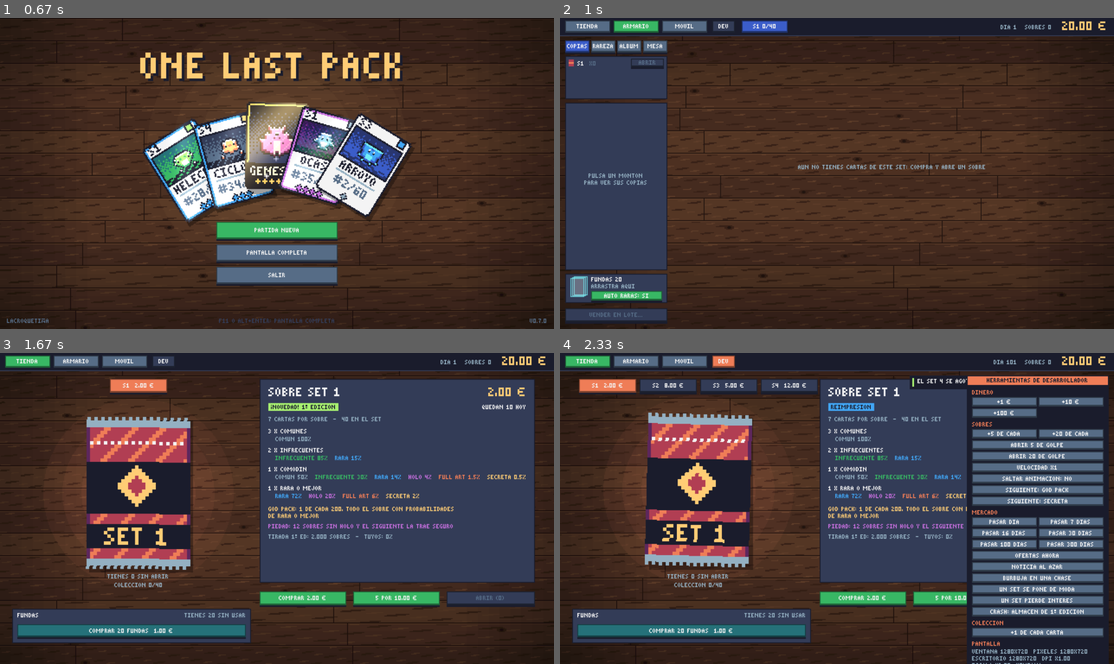
Above: before the commit, frames 1-4 (two rows, left to right).
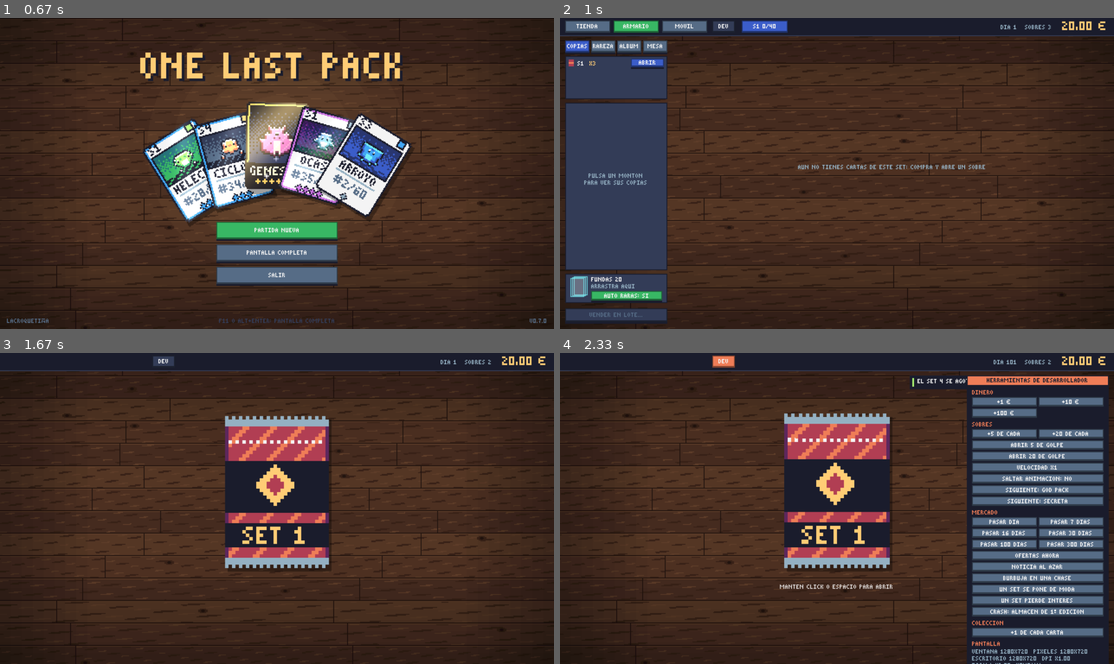
Above: after the commit, the same moments.

Repository: LaCroquetona/one-last-pack
Game: LÖVE game, started from main.lua
Two runs of this game, one before a commit and one after it. Both use one fixed random seed, a clock stepped at 60 frames per second and the inputs below.
Inputs (mouse positions are in pixels of both pictures, inside the frame that each line leads up to):
- Up to frame 1 (0.67 s): click "ONE LAST PACK" at 0.38 s
- Up to frame 2 (1 s): press the mouse at (837, 229) at 0.7 s; move the mouse to (853, 164) at 0.8 s; release the mouse at (875, 101) at 0.93 s
- Up to frame 3 (1.67 s): press the mouse at (27, 362) at 1.03 s; move the mouse to (105, 384) at 1.13 s; release the mouse at (188, 405) at 1.27 s; tap Space at 1.33 s
- Up to frame 4 (2.33 s): press the mouse at (720, 362) at 1.7 s; move the mouse to (776, 455) at 1.8 s; release the mouse at (831, 552) at 1.93 s; press the mouse at (1003, 542) at 2.03 s; move the mouse to (942, 586) at 2.13 s; release the mouse at (875, 626) at 2.27 s

Frame 1 is identical in both runs. In frame 2, 0.2% of the frame differs, in the area x 5-89%, y 2-16%; in frame 3, 53%, in the area x 0-97%, y 0-94%; in frame 4, 38%.

Commit message:
Add set completion rewards and start with 3 packs

Diff:
--- /dev/null
+++ b/datos/premios.lua
@@ -0,0 +1,14 @@
+-- Premios por completar la colección de cada set. Se dan una sola vez.
+-- parte: lo que tienes del set (cartas distintas, de 0 a 1)
+-- sobres: sobres de ese set que te regalan (de la edicion que haya en la tienda)
+-- dinero: en veces el precio del sobre
+return {
+    hitos = {
+        { parte = 0.25, sobres = 2 },
+        { parte = 0.5,  sobres = 3 },
+        { parte = 0.75, sobres = 5 },
+        { parte = 1,    sobres = 8, dinero = 10 },
+    },
+    -- el set entero en 1ª edicion
+    primera = { sobres = 10, dinero = 25 },
+}
--- a/datos/sets.lua
+++ b/datos/sets.lua
@@ -1,22 +1,25 @@
 -- Cada set tiene sus cartas (datos/cartas.lua, campo set), su sobre
 -- (datos/sobres.lua) y lo que vale cada rareza en el mercado, en centimos.
+-- Ajustados para que abrir un sobre de 1ª edicion a mitad de tirada devuelva de
+-- media un 90% de lo que cuesta, mas o menos (lo demas sale del movil, los
+-- directos y la suerte).
 -- Salen en este orden, uno cada pocos dias (datos/calendario.lua)
 local lista = {
     {
         id = "s1", codigo = "S1", nombre = "Set 1", sobre = "set1",
-        valores = { comun = 1.5, infrecuente = 3, rara = 10, holo = 70, fullart = 450, secreta = 2400 },
+        valores = { comun = 2.25, infrecuente = 4.5, rara = 14, holo = 90, fullart = 585, secreta = 3060 },
     },
     {
         id = "s2", codigo = "S2", nombre = "Set 2", sobre = "set2",
-        valores = { comun = 4, infrecuente = 10, rara = 60, holo = 800, fullart = 3600, secreta = 20000 },
+        valores = { comun = 5.4, infrecuente = 14, rara = 76, holo = 990, fullart = 4320, secreta = 23400 },
     },
     {
         id = "s3", codigo = "S3", nombre = "Set 3", sobre = "set3",
-        valores = { comun = 3, infrecuente = 6, rara = 25, holo = 300, fullart = 1500, secreta = 7500 },
+        valores = { comun = 4.05, infrecuente = 8.1, rara = 32, holo = 378, fullart = 1800, secreta = 9000 },
     },
     {
         id = "s4", codigo = "S4", nombre = "Set 4", sobre = "set4",
-        valores = { comun = 6, infrecuente = 12, rara = 35, holo = 400, fullart = 3000, secreta = 16000 },
+        valores = { comun = 8.1, infrecuente = 16, rara = 45, holo = 504, fullart = 3600, secreta = 18900 },
     },
 }
 
--- a/datos/sobres.lua
+++ b/datos/sobres.lua
@@ -72,7 +72,11 @@
 
 local sobres = {
     lista = lista,
-    inicio = { dinero = 2000, sobres = {} },
+    -- cajas de sobres: muchos sobres de golpe mas baratos. Solo mientras el set
+    -- esta en la tienda (1ª edicion o reimpresion); llegan "porDia" cajas al dia
+    caja = { sobres = 18, descuento = 0.1, porDia = 2 },
+    -- con lo que se empieza: dinero y sobres (de 1ª edicion) para abrir ya
+    inicio = { dinero = 2000, sobres = { set1 = 3 } },
 }
 for _, s in ipairs(lista) do
     sobres[s.id] = s
